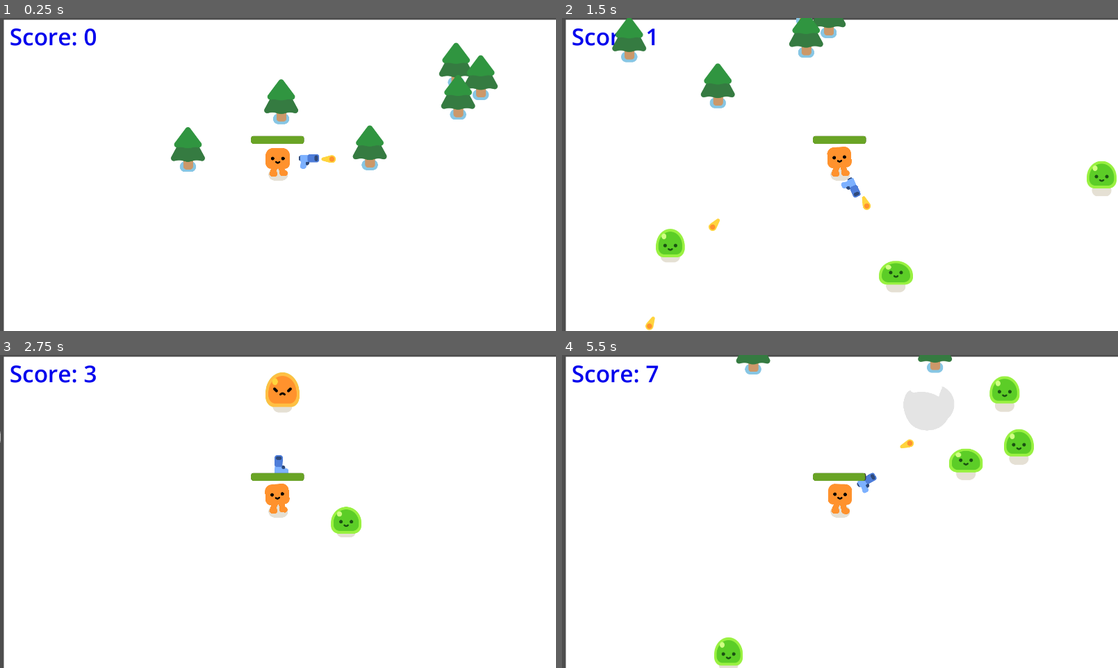
Above: before the commit, frames 1-4 (two rows, left to right).
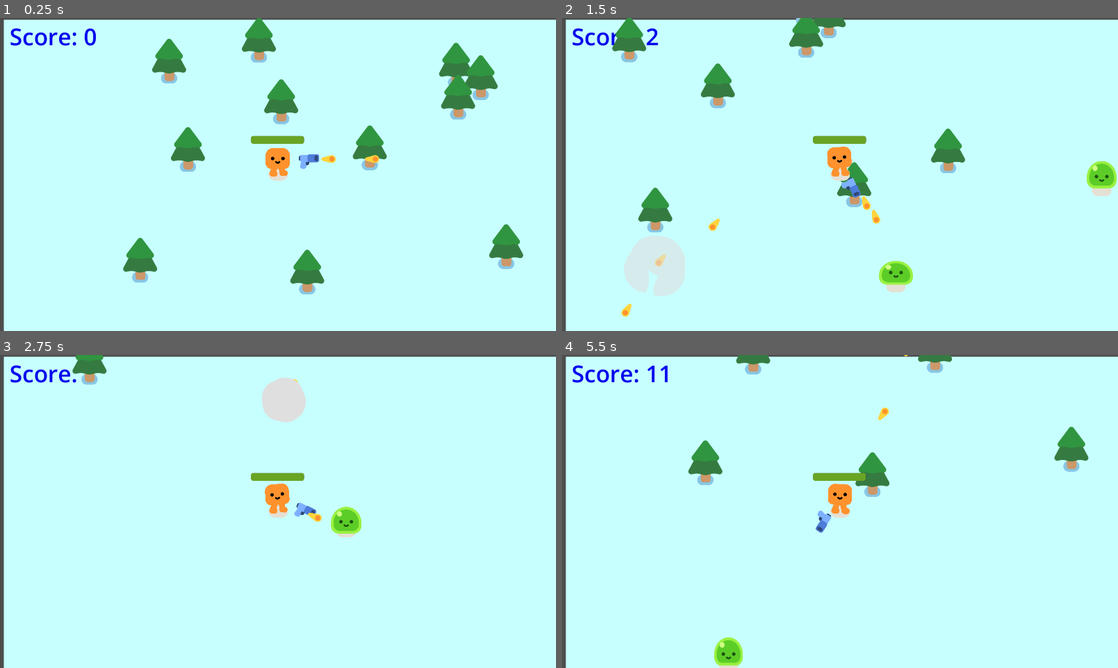
Above: after the commit, the same moments.

Repository: ehoang0106/godot_happybo
Game: Godot game, scene res://survivors_game.tscn
The game is run twice, just before and just after one commit, with the same random seed, the same clock (stepped at 60 frames per second) and the same inputs.
Inputs:
- Up to frame 1 (0.25 s): no input
- Up to frame 2 (1.5 s): hold D (move_right) 0.53-1.28 s; hold S (move_down) from 1.28 s (still down)
- Up to frame 3 (2.75 s): release S (move_down) at 2.03 s; hold D (move_right) from 2.03 s (still down)
- Up to frame 4 (5.5 s): release D (move_right) at 2.78 s; hold W (move_up) 2.78-3.53 s; hold A (move_left) 3.53-5.03 s; hold S (move_down) from 5.03 s (still down)

The runs differ from the first frame. In frame 1, 95% of the frame differs, in the area x 0-100%, y 0-100%; in frame 2, 95%; in frame 3, 98%; in frame 4, 97%.

Commit message:
add score and debug the auto decrease health

Diff:
--- a/gun.tscn
+++ b/gun.tscn
@@ -25,7 +25,7 @@
 position = Vector2(28, -8)
 
 [node name="Timer" type="Timer" parent="."]
-wait_time = 0.2
+wait_time = 0.1
 autostart = true
 
 [connection signal="timeout" from="Timer" to="." method="_on_timer_timeout"]
--- a/mob.gd
+++ b/mob.gd
@@ -1,6 +1,6 @@
 extends CharacterBody2D
 
-var health = 3
+var health = 2
 var score = 0
 
 @onready var player = get_node("/root/Game/Player")
--- a/pine_tree.tscn
+++ b/pine_tree.tscn
@@ -7,6 +7,8 @@
 radius = 21.8403
 
 [node name="PineTree" type="StaticBody2D"]
+z_index = -2
+z_as_relative = false
 
 [node name="GroundShadow" type="Sprite2D" parent="."]
 modulate = Color(0.530324, 0.777079, 0.894974, 1)
--- a/survivors_game.tscn
+++ b/survivors_game.tscn
@@ -16,16 +16,11 @@
 script = ExtResource("1_l26od")
 
 [node name="CanvasLayer" type="CanvasLayer" parent="."]
-layer = -30
-
-[node name="ColorRect" type="ColorRect" parent="CanvasLayer"]
-offset_left = 13.0
-offset_top = 6.0
-offset_right = 1963.0
-offset_bottom = 1110.0
+layer = -1
 
 [node name="Score" type="Label" parent="CanvasLayer"]
 unique_name_in_owner = true
+z_index = 1
 offset_left = 33.0
 offset_top = 8.0
 offset_right = 446.0
@@ -34,6 +29,13 @@
 theme_override_font_sizes/font_size = 80
 text = "Score: 0"
 script = ExtResource("2_qqaft")
+
+[node name="ColorRect" type="ColorRect" parent="CanvasLayer"]
+offset_left = 13.0
+offset_top = 6.0
+offset_right = 1963.0
+offset_bottom = 1110.0
+color = Color(0.780392, 1, 1, 1)
 
 [node name="Player" parent="." instance=ExtResource("1_y3pti")]
 position = Vector2(598, 594)
@@ -98,5 +100,23 @@
 theme_override_font_sizes/font_size = 200
 text = "Game Over!"
 
+[node name="PineTree7" parent="." instance=ExtResource("2_l26od")]
+position = Vector2(1387, 901)
+
+[node name="PineTree8" parent="." instance=ExtResource("2_l26od")]
+position = Vector2(123, 948)
+
+[node name="PineTree9" parent="." instance=ExtResource("2_l26od")]
+position = Vector2(700, 989)
+
+[node name="PineTree10" parent="." instance=ExtResource("2_l26od")]
+position = Vector2(1711, 785)
+
+[node name="PineTree11" parent="." instance=ExtResource("2_l26od")]
+position = Vector2(223, 261)
+
+[node name="PineTree12" parent="." instance=ExtResource("2_l26od")]
+position = Vector2(533, 189)
+
 [connection signal="health_depleted" from="Player" to="." method="_on_player_health_depleted"]
 [connection signal="timeout" from="Timer" to="." method="_on_timer_timeout"]
